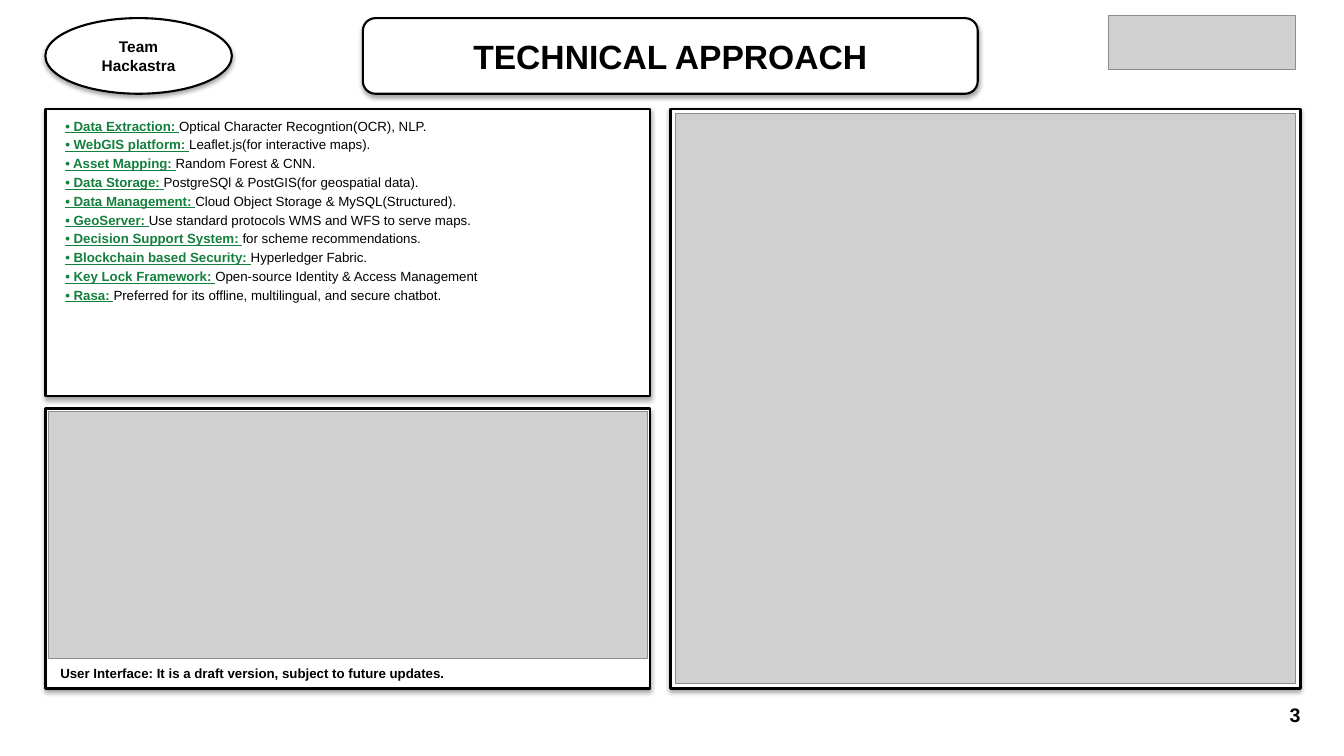
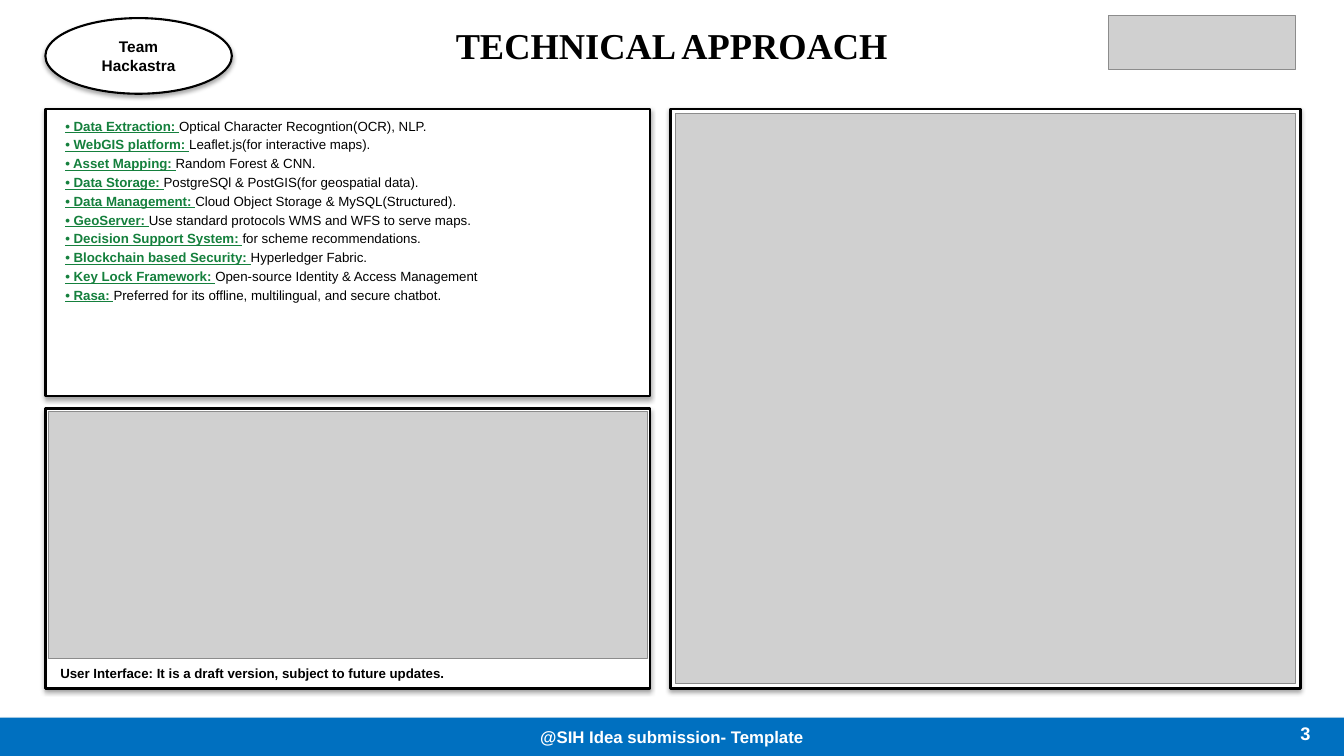
Before and after one commit to ShrilCarpenter/VirasatX, a slide deck: slide 3 of sih_presentation/SIH_Hackastra_Exact_Submission.pptx. Drawn at 1344x756 pixels with LibreOffice and Linux fonts; fonts in the diff are those of the drawing; grey boxes stand for pictures. Boxes give left, top, right and bottom in pixels: in the first picture for what was removed or moved away, otherwise in the second. Text is boxed around its words. In the diff, an @@ line names an element or a change of style, - is before the commit and + after.

Commit message:
feat(sih_presentation): match exact 1:1 structure and layout of official SIH 2026 idea presentation template

```diff
--- a/sih_presentation/SIH_Hackastra_Exact_Submission.pptx
+++ b/sih_presentation/SIH_Hackastra_Exact_Submission.pptx
@@ text "TECHNICAL APPROACH": place and size @@
-text "TECHNICAL APPROACH" at bbox=[363, 18, 978, 94]
+text "TECHNICAL APPROACH" at bbox=[456, 35, 887, 60]
@@ text "TECHNICAL APPROACH" at bbox=[456, 35, 887, 60]: size 24 to 26 pt, font Arial to Times New Roman; vertical alignment middle to top; fill #FFFFFF to none; outline #000000 1.5 pt to none; shadow off @@
@@ rectangle added at bbox=[0, 718, 1344, 756], fill #0070C0, 12 pt, text #FFFFFF, bold @@
+@SIH Idea submission- Template
@@ text "3": place and size @@
-text "3" at bbox=[1290, 708, 1301, 723]
+text "3" at bbox=[1300, 727, 1310, 740]
@@ text "3" at bbox=[1300, 727, 1310, 740]: size 14 to 13 pt, text colour #000000 to #FFFFFF @@
```
Also in this commit, not shown: 4 other slides changed, 19 other files.
